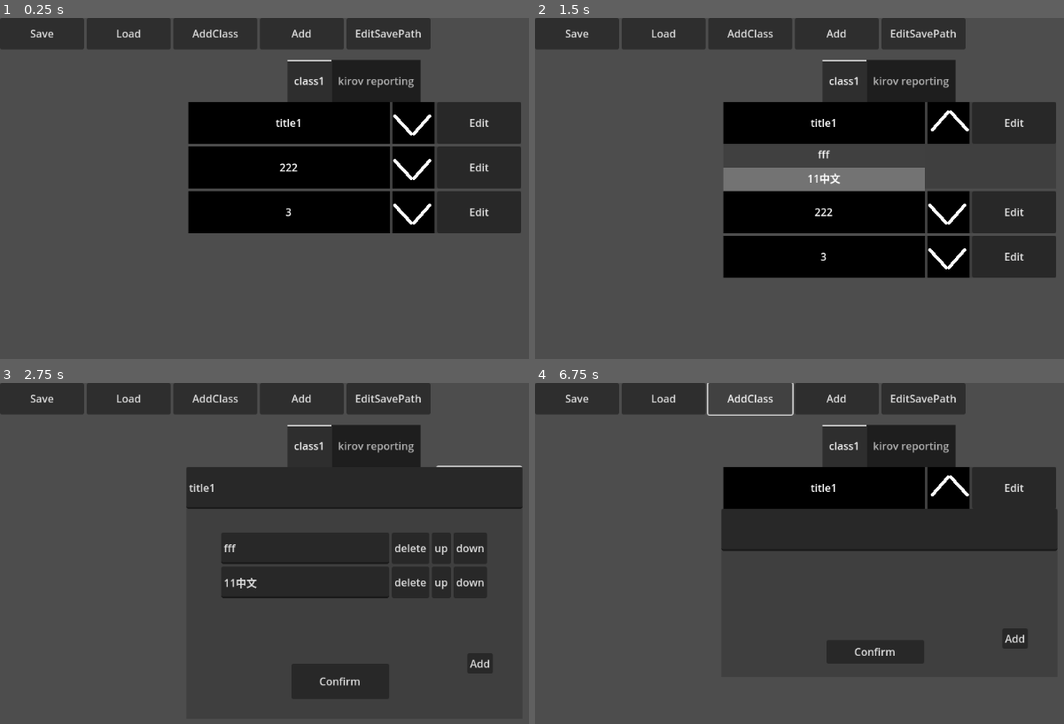
Above: before the commit, frames 1-4 (two rows, left to right).
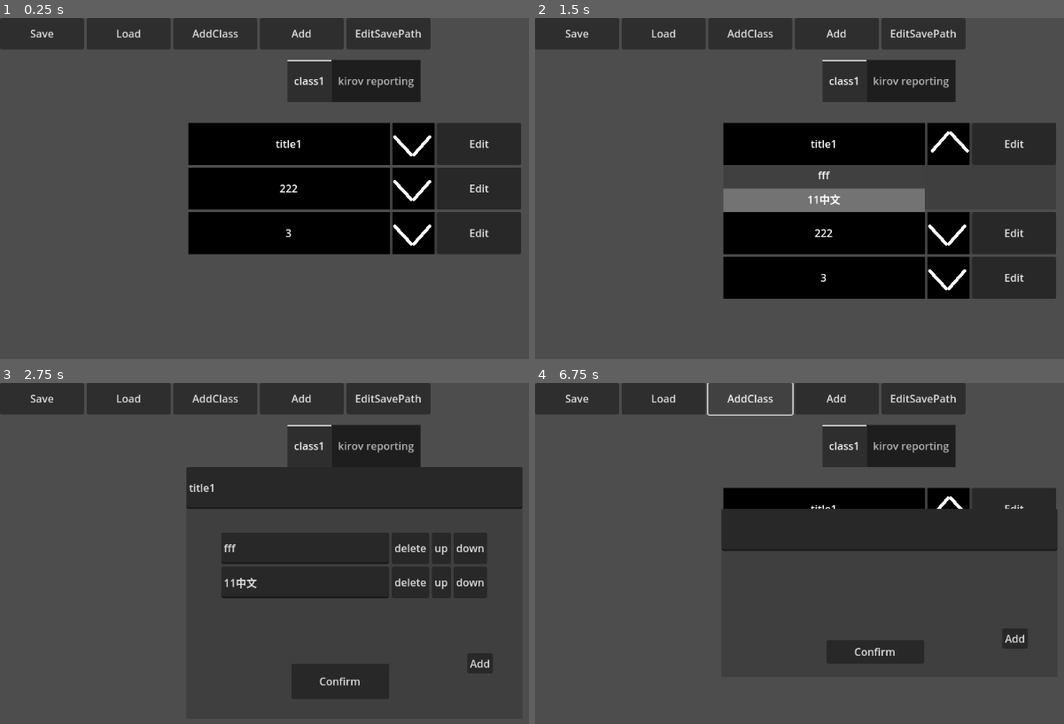
Above: after the commit, the same moments.

Repository: lfoxhlnut/KeyManager
Game: Godot game, scene res://ui/main.tscn
Same seed, same stepped clock (60 frames per second), same inputs: the game is played once before the commit and once after it.
Inputs (mouse positions are in pixels of both pictures, inside the frame that each line leads up to):
- Up to frame 1 (0.25 s): no input
- Up to frame 2 (1.5 s): click "title1" at 0.5 s; click (947, 123) at 1.27 s
- Up to frame 3 (2.75 s): click "Edit" at 2 s
- Up to frame 4 (6.75 s): click "Confirm" at 2.75 s; click "fff" at 3.5 s; click "11中文" at 4.25 s; click "222" at 5 s; click "3" at 5.75 s; click "AddClass" at 6.5 s

The runs differ from the first frame. In frame 1, 11% of the frame differs, in the area x 35-99%, y 24-70%; in frame 2, 18%, in the area x 35-99%, y 24-83%; in frame 3, less than 0.1%; in frame 4, 4.0%.

Commit message:
content scroll added

Diff:
--- a/script/content.gd
+++ b/script/content.gd
@@ -10,8 +10,8 @@
 		data_dict = v.duplicate()
 		initialize()
 @onready var title: TabBar = $Title
-# TODO: 添加滚动条 # 似乎官方组件有考虑到这一点
-@onready var v_box: VBoxContainer = $VBoxContainer
+@onready var v_box: VBoxContainer = $ScrollContainer/VBoxContainer
+@onready var scroll_container: ScrollContainer = $ScrollContainer
 
 
 func _ready() -> void:
@@ -29,7 +29,7 @@
 		],
 	}
 	v_box.position.x = 0.5 * size.x
-
+	scroll_container.size.y = 0.6 * size.y
 	pass
 
 
@@ -47,7 +47,7 @@
 func _on_title_resized() -> void:
 	if not is_node_ready():
 		await ready
-	v_box.position.y = title.size.y + 64
+	scroll_container.position.y = title.size.y + 64 + 32
 
 
 func _on_title_tab_changed(_tab: int) -> void:
@@ -57,7 +57,13 @@
 		var item: Item = ItemTscn.instantiate()
 		v_box.add_child(item)
 		item.resized.connect(func():
-			v_box.position.x = 0.5 * size.x - 0.5 * item.size.x
+			# 我也不记得这里为什么要这样写了,
+			# 只知道删掉这句话或者删掉 0.5*size.x 显示就有问题
+			# 虽然我已经设置 scroll container 锚点什么的居中了
+			scroll_container.position.x = 0.5 * size.x - 0.5 * item.size.x
+		)
+		item.minimum_size_changed.connect(func():
+			scroll_container.size.x = item.custom_minimum_size.x
 		)
 		# NOTE: gdscript 里没有函数闭包, 不能访问函数的局部变量
 		# 但是 局部节点变量的 queue_free() 是有用的, 全局变量或说类的成员也是可以访问的
@@ -65,6 +71,8 @@
 			data_dict[key][id] = item.data
 		)
 		item.data = data_dict[key][id]
+
+		# ↓ 这两句注释的背景是, vbox 的父节点直接是 content 而非 scroll 容器, 不过现在问题仍然存在
 		# 真奇怪, 无论怎么设置 vbox 的 pos 都没用, remote 检查器里的数据和
 		# print 打印出来的数据不一样, 必须手动点击一下展开, vbox 的位置才是正确的
 		item._on_unfold_toggled(true)
--- a/script/main.gd
+++ b/script/main.gd
@@ -10,10 +10,12 @@
 # item list 滚动条支持
 # 属性: 不显示
 
+func _ready() -> void:
+	_on_menu_load_pressed("111")	# 会覆盖掉 content.gd 里的测试数据
 
 
-func _on_menu_load_pressed() -> void:
-	var res := Global.load_save(await menu.get_save_key(), menu.save_path)
+func _on_menu_load_pressed(save_key := await menu.get_save_key()) -> void:
+	var res := Global.load_save(save_key, menu.save_path)
 	if res == {}:
 		# TODO: 添加提示等
 		print_debug("no save or password err")
--- a/ui/main.tscn
+++ b/ui/main.tscn
@@ -28,8 +28,18 @@
 grow_horizontal = 2
 tab_alignment = 1
 
-[node name="VBoxContainer" type="VBoxContainer" parent="Content"]
+[node name="ScrollContainer" type="ScrollContainer" parent="Content"]
 layout_mode = 1
+anchors_preset = 8
+anchor_left = 0.5
+anchor_top = 0.5
+anchor_right = 0.5
+anchor_bottom = 0.5
+grow_horizontal = 2
+grow_vertical = 2
+
+[node name="VBoxContainer" type="VBoxContainer" parent="Content/ScrollContainer"]
+layout_mode = 2
 
 [node name="HUD" parent="." instance=ExtResource("3_tn6l6")]
 
Not shown, changed: .gitignore
